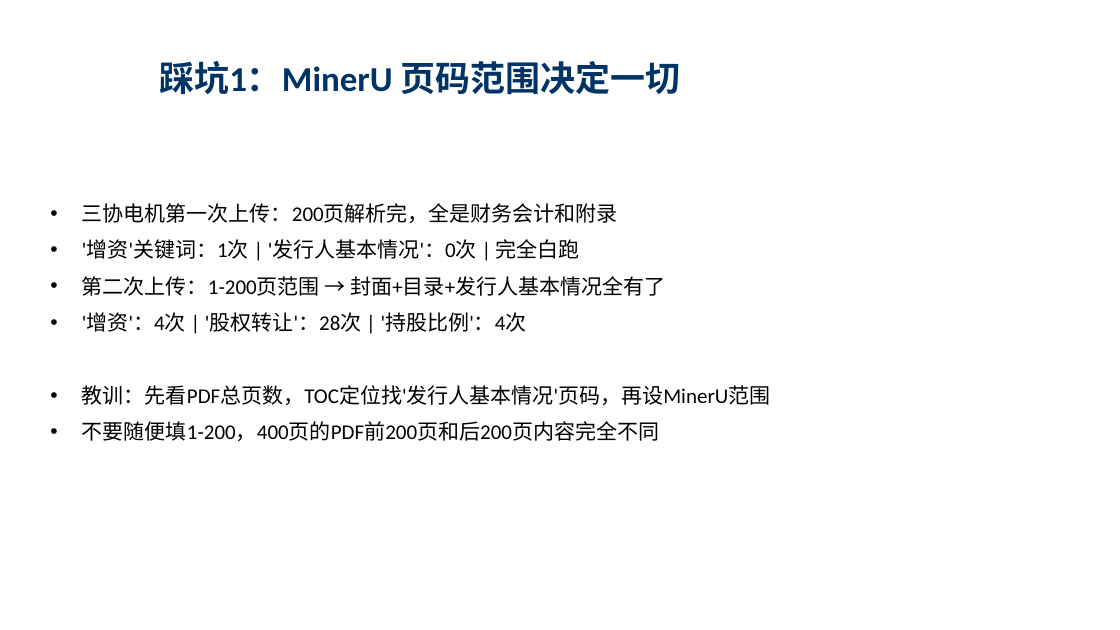
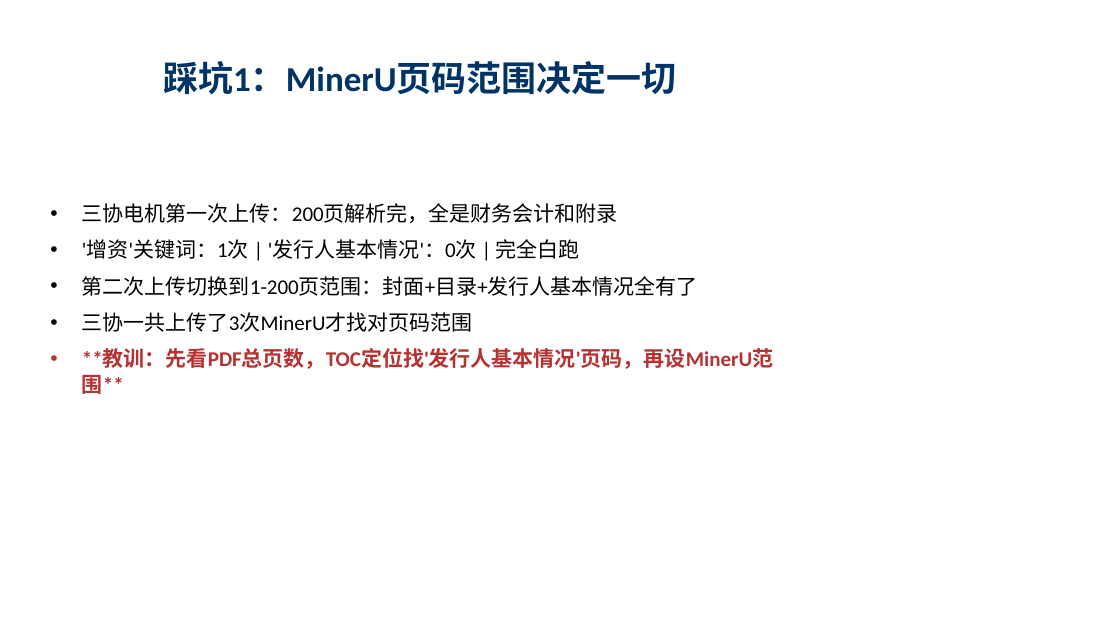
Before and after one commit to flyxx-pro/team-star, a slide deck: slide 4 of presentation/Week3_汇报_刘宇轩_苏宇垚.pptx (slide 3 before the commit). Drawn at 1120x630 pixels with LibreOffice and Linux fonts; fonts in the diff are those of the drawing. Boxes give left, top, right and bottom in pixels: in the first picture for what was removed or moved away, otherwise in the second. Text is boxed around its words. In the diff, an @@ line names an element or a change of style, - is before the commit and + after.

Commit message:
[PPT] 最终版-10页-深蓝主题-表格+踩坑+解法+TOC

```diff
--- a/presentation/Week3_汇报_刘宇轩_苏宇垚.pptx
+++ b/presentation/Week3_汇报_刘宇轩_苏宇垚.pptx
@@ title at bbox=[163, 61, 677, 95]: spaces changed @@
-踩坑1：MinerU 页码范围决定一切
+踩坑1：MinerU页码范围决定一切
@@ text at bbox=[82, 276, 773, 369]: text changed @@
-• 第二次上传：1-200页范围 → 封面+目录+发行人基本情况全有了
-• '增资'：4次 | '股权转让'：28次 | '持股比例'：4次
-• 教训：先看PDF总页数，TOC定位找'发行人基本情况'页码，再设MinerU范围
-• 不要随便填1-200，400页的PDF前200页和后200页内容完全不同
+• 第二次上传切换到1-200页范围：封面+目录+发行人基本情况全有了
+• 三协一共上传了3次MinerU才找对页码范围
+• **教训：先看PDF总页数，TOC定位找'发行人基本情况'页码，再设MinerU范围**
```
Also in this commit, not shown: 8 other slides changed, 1 slide added, 1 slide removed.
